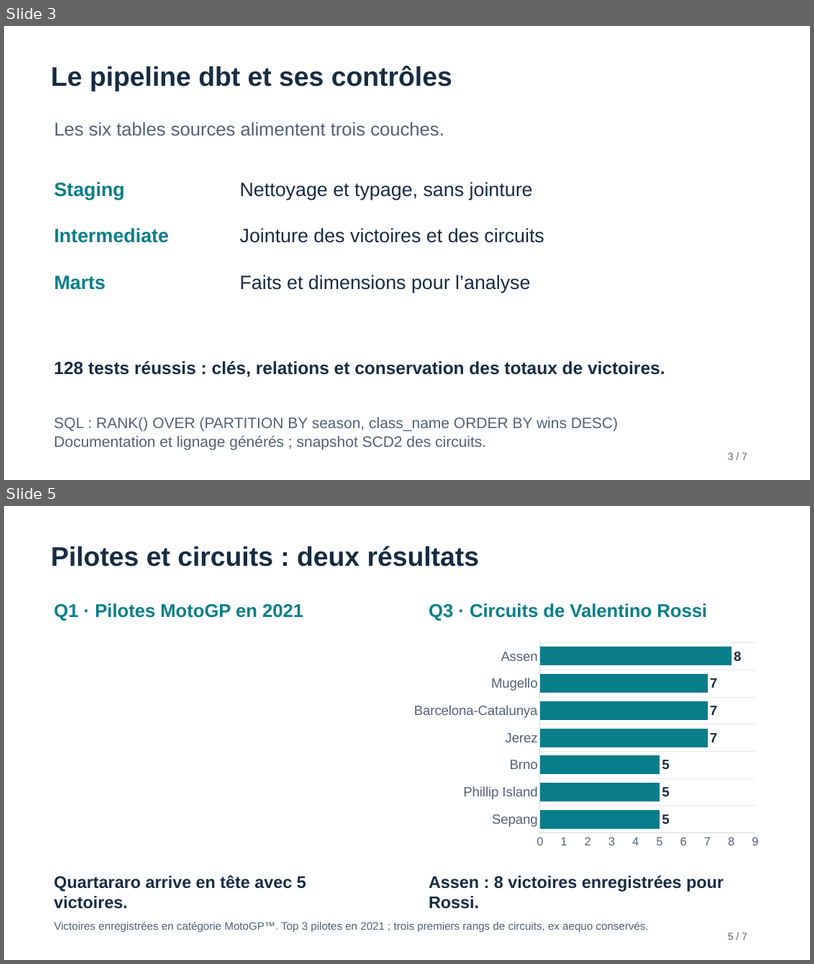
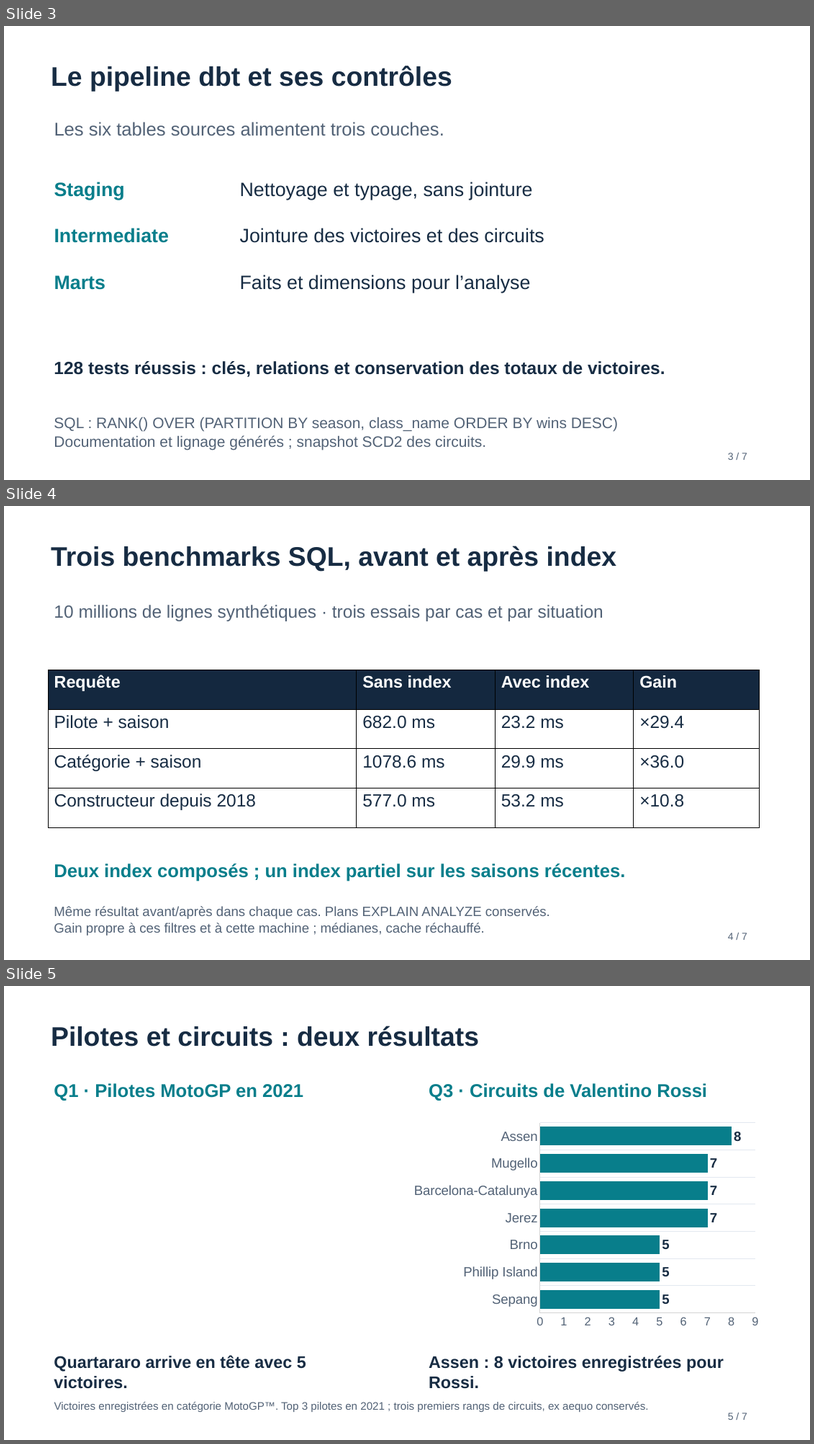
Before and after one commit to Matchab78/motogp, a slide deck: motogp/docs/Presentation_MotoGP.pptx. Shown one above the other, each under a label of ours: slides 3 and 5 before the commit, slides 3, 4 and 5 after it; the slides between them are not shown. The pictures are 814x964 and 814x1444 pixels, drawn with LibreOffice and Linux fonts; fonts in the diff are those of the drawing. Boxes give left, top, right and bottom in pixels: in the first picture for what was removed or moved away, otherwise in the second. Text is boxed around its words. In the diff, an @@ line names an element or a change of style, - is before the commit and + after.

```diff
--- a/motogp/docs/Presentation_MotoGP.pptx
+++ b/motogp/docs/Presentation_MotoGP.pptx
@@ slide 4 added at [4,506,810,960], background #FFFFFF @@
@@ text added at [51,546,617,572], 32 pt, text #172C43, bold @@
+Trois benchmarks SQL, avant et après index
@@ text added at [54,605,604,621], 21 pt, text #526276 @@
+10 millions de lignes synthétiques · trois essais par cas et par situation
@@ table added at [48,670,759,827], 4 rows, 4 columns @@
+Requête | Sans index | Avec index | Gain
+Pilote + saison | 682.0 ms | 23.2 ms | ×29.4
+Catégorie + saison | 1078.6 ms | 29.9 ms | ×36.0
+Constructeur depuis 2018 | 577.0 ms | 53.2 ms | ×10.8
@@ text added at [54,863,625,881], 22 pt, text #087E8B, bold @@
+Deux index composés ; un index partiel sur les saisons récentes.
@@ text added at [54,906,550,935], 16 pt, text #526276 @@
+Même résultat avant/après dans chaque cas. Plans EXPLAIN ANALYZE conservés.
+Gain propre à ces filtres et à cette machine ; médianes, cache réchauffé.
@@ text added at [728,932,748,939], 12 pt, text #526276 @@
+4 / 7
```
Also in this commit, not shown: 1 slide removed, 9 other files.
